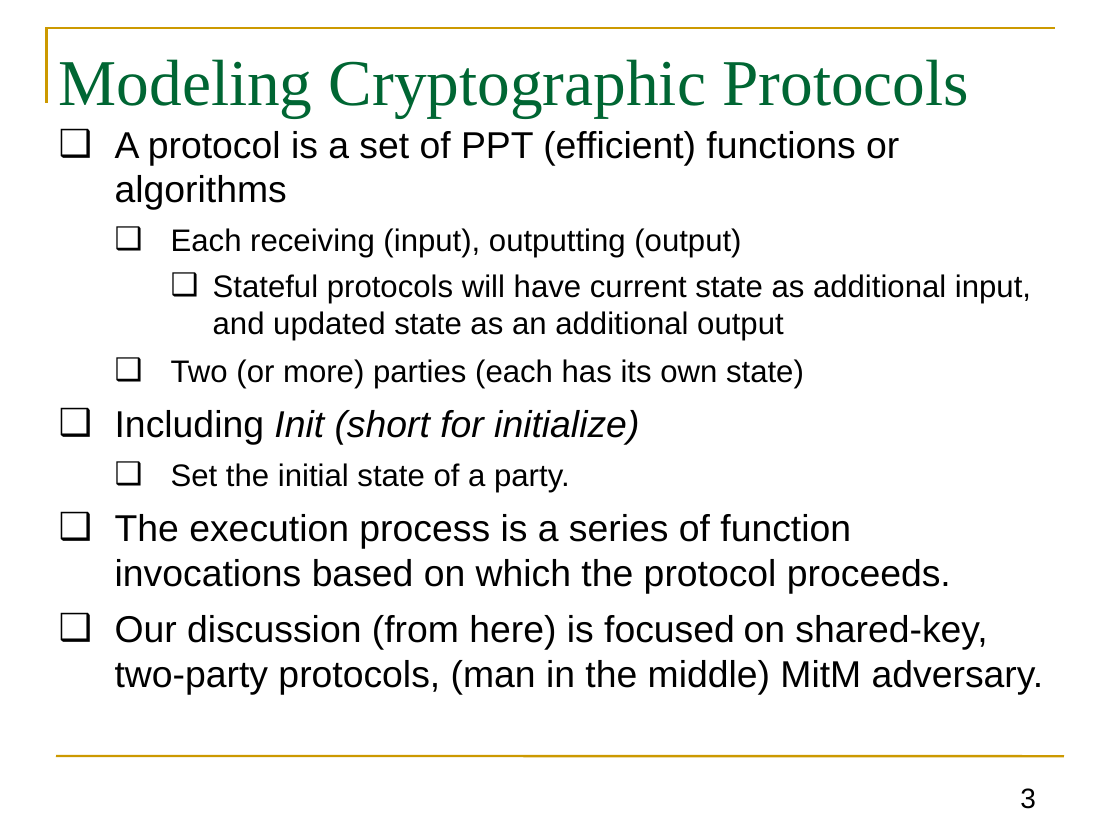
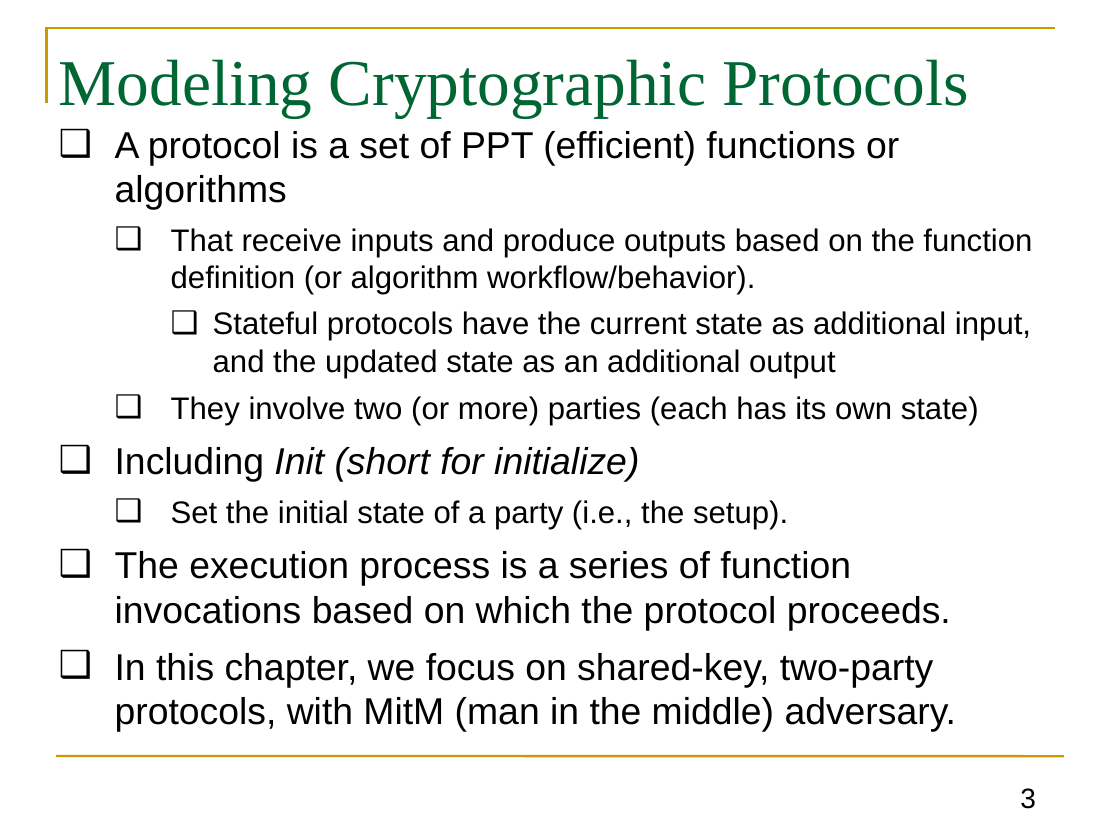
Before and after one commit to GhadaAlmashaqbeh/GhadaAlmashaqbeh.github.io, a slide deck: slide 3 of courses/cse3400-f2026/lecture8.pptx. Drawn at 1120x840 pixels with LibreOffice and Linux fonts; fonts in the diff are those of the drawing. Boxes give left, top, right and bottom in pixels: in the first picture for what was removed or moved away, otherwise in the second. Text is boxed around its words. In the diff, an @@ line names an element or a change of style, - is before the commit and + after.

```diff
--- a/courses/cse3400-f2026/lecture8.pptx
+++ b/courses/cse3400-f2026/lecture8.pptx
@@ text at (171, 228, 1032, 425): text changed @@
-  ❑ Each receiving (input), outputting (output)
-    ❑ Stateful protocols will have current state as additional input, and updated state as an additional output
-  ❑ Two (or more) parties (each has its own state)
+  ❑ That receive inputs and produce outputs based on the function definition (or algorithm workflow/behavior).
+    ❑ Stateful protocols have the current state as additional input, and the updated state as an additional output
+  ❑ They involve two (or more) parties (each has its own state)
@@ text at (171, 500, 788, 529): text changed @@
-  ❑ Set the initial state of a party.
+  ❑ Set the initial state of a party (i.e., the setup).
@@ text at (115, 653, 956, 732): text changed @@
-❑ Our discussion (from here) is focused on shared-key, two-party protocols, (man in the middle) MitM adversary.
+❑ In this chapter, we focus on shared-key, two-party protocols, with MitM (man in the middle) adversary.
```
Also in this commit, not shown: 6 other slides changed, 15 other files.
